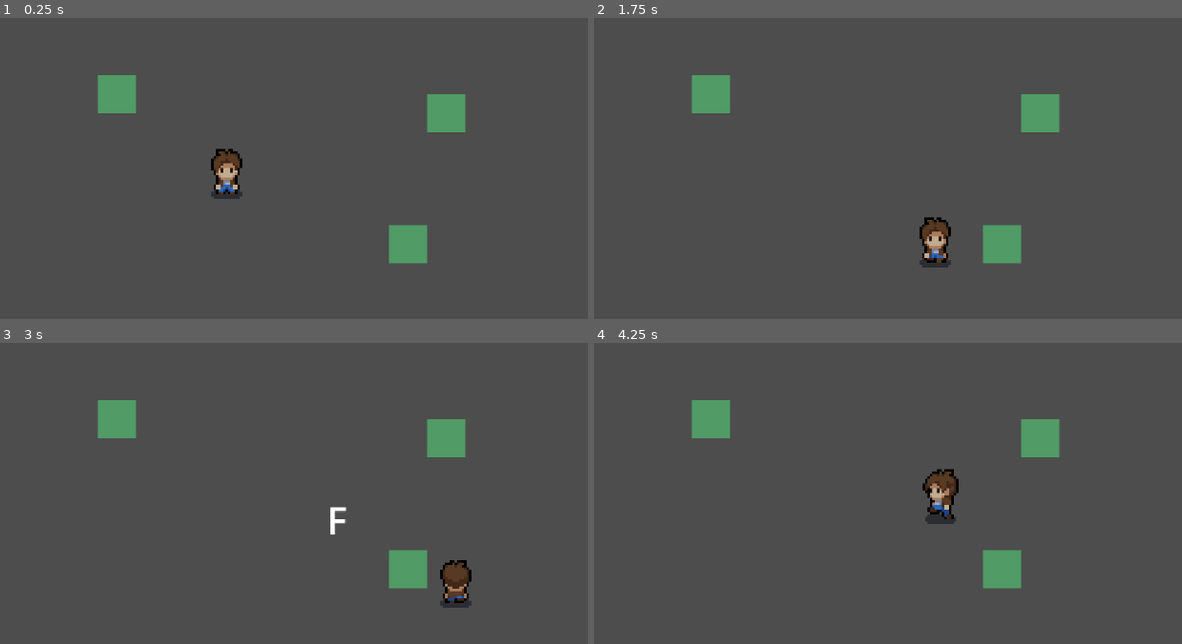
Above: before the commit, frames 1-4 (two rows, left to right).
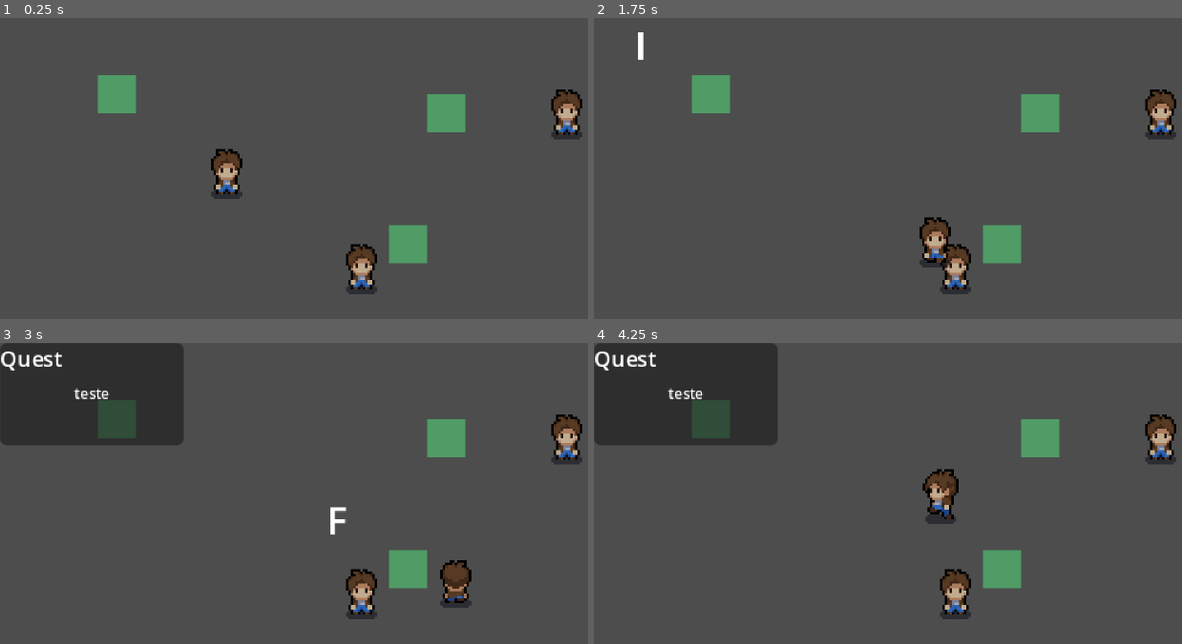
Above: after the commit, the same moments.

Repository: johanpq/game_godot
Game: Godot game, scene res://Scenario1/level_1.tscn
The game is run twice, just before and just after one commit, with the same random seed, the same clock (stepped at 60 frames per second) and the same inputs. The project has no main scene, so this scene is started directly.
Inputs:
- Up to frame 1 (0.25 s): no input
- Up to frame 2 (1.75 s): hold D (move_right) 0.53-1.28 s; tap I (mural_quests, bound only after the commit) at 0.6, 1.55 s; hold S (move_down) from 1.28 s (still down); tap F (get_item) at 1.35 s
- Up to frame 3 (3 s): release S (move_down) at 2.03 s; hold D (move_right) 2.03-2.78 s; tap I (mural_quests, bound only after the commit) at 2.1, 2.85 s; hold W (move_up) from 2.78 s (still down)
- Up to frame 4 (4.25 s): release W (move_up) at 3.53 s; hold A (move_left) from 3.53 s (still down); tap F (get_item) at 3.6 s; tap I (mural_quests, bound only after the commit) at 3.8 s

The runs differ from the first frame. In frame 1, 1.5% of the frame differs, in the area x 58-100%, y 23-92%; in frame 2, 1.5%; in frame 3, 12%, in the area x 0-100%, y 0-92%; in frame 4, 12%.

Commit message:
feat: added quest by NPC

Diff:
--- a/Scenario1/level_1.tscn
+++ b/Scenario1/level_1.tscn
@@ -1,9 +1,12 @@
-[gd_scene load_steps=3 format=3 uid="uid://cl0ppxua6y4b1"]
+[gd_scene load_steps=4 format=3 uid="uid://cl0ppxua6y4b1"]
 
 [ext_resource type="PackedScene" uid="uid://da6ycmw1bshin" path="res://character.tscn" id="1_fy4ne"]
 [ext_resource type="PackedScene" uid="uid://cicvfpmq5ime2" path="res://items/item.tscn" id="2_xsss1"]
+[ext_resource type="PackedScene" uid="uid://k00yvrjm63ux" path="res://quest/quests.tscn" id="3_xsss1"]
 
 [node name="Level1" type="Node2D"]
+
+[node name="Quests" parent="." instance=ExtResource("3_xsss1")]
 
 [node name="Character" parent="." instance=ExtResource("1_fy4ne")]
 position = Vector2(94, 74)
--- a/project.godot
+++ b/project.godot
@@ -52,6 +52,11 @@
 "events": [Object(InputEventKey,"resource_local_to_scene":false,"resource_name":"","device":-1,"window_id":0,"alt_press …(192 unchanged characters)…
 ]
 }
+mural_quests={
+"deadzone": 0.2,
+"events": [Object(InputEventKey,"resource_local_to_scene":false,"resource_name":"","device":-1,"window_id":0,"alt_pressed":false,"shift_pressed":false,"ctrl_pressed":false,"meta_pressed":false,"pressed":false,"keycode":0,"physical_keycode":73,"key_label":0,"unicode":105,"location":0,"echo":false,"script":null)
+]
+}
 
 [layer_names]
 
--- /dev/null
+++ b/quest/quests.tscn
@@ -0,0 +1,88 @@
+[gd_scene load_steps=4 format=3 uid="uid://k00yvrjm63ux"]
+
+[ext_resource type="Script" uid="uid://d28bxv4mt727f" path="res://quest/script/quest.gd" id="1_66myh"]
+[ext_resource type="Texture2D" uid="uid://drrcxl6nb0b1n" path="res://character/assets/player.png" id="1_uh8jx"]
+
+[sub_resource type="RectangleShape2D" id="RectangleShape2D_66myh"]
+
+[node name="Quests" type="Node2D"]
+script = ExtResource("1_66myh")
+
+[node name="NPC1" type="Node2D" parent="."]
+
+[node name="Area2D" type="Area2D" parent="NPC1"]
+
+[node name="GetItemsNpc" type="Sprite2D" parent="NPC1/Area2D"]
+position = Vector2(237, 32)
+texture = ExtResource("1_uh8jx")
+hframes = 6
+vframes = 10
+
+[node name="CollisionShape2D" type="CollisionShape2D" parent="NPC1/Area2D"]
+position = Vector2(237, 39)
+shape = SubResource("RectangleShape2D_66myh")
+
+[node name="CanvasLayer" type="CanvasLayer" parent="NPC1"]
+
+[node name="PanelContainer" type="PanelContainer" parent="NPC1/CanvasLayer"]
+offset_right = 77.0
+offset_bottom = 43.0
+
+[node name="RichTextLabel" type="RichTextLabel" parent="NPC1/CanvasLayer/PanelContainer"]
+layout_mode = 2
+theme_override_font_sizes/normal_font_size = 9
+text = "Quest"
+
+[node name="RichTextLabel2" type="RichTextLabel" parent="NPC1/CanvasLayer/PanelContainer"]
+layout_mode = 2
+theme_override_font_sizes/normal_font_size = 6
+text = "Apanhe o lixo"
+horizontal_alignment = 1
+vertical_alignment = 1
+
+[node name="NPC2" type="Node2D" parent="."]
+position = Vector2(-86, 65)
+
+[node name="Area2D" type="Area2D" parent="NPC2"]
+
+[node name="GetItemsNpc" type="Sprite2D" parent="NPC2/Area2D"]
+position = Vector2(237, 32)
+texture = ExtResource("1_uh8jx")
+hframes = 6
+vframes = 10
+
+[node name="CollisionShape2D" type="CollisionShape2D" parent="NPC2/Area2D"]
+position = Vector2(237, 39)
+shape = SubResource("RectangleShape2D_66myh")
+
+[node name="CanvasLayer" type="CanvasLayer" parent="NPC2"]
+
+[node name="PanelContainer" type="PanelContainer" parent="NPC2/CanvasLayer"]
+visible = false
+offset_right = 77.0
+offset_bottom = 43.0
+
+[node name="RichTextLabel" type="RichTextLabel" parent="NPC2/CanvasLayer/PanelContainer"]
+layout_mode = 2
+theme_override_font_sizes/normal_font_size = 9
+text = "Quest"
+
+[node name="RichTextLabel2" type="RichTextLabel" parent="NPC2/CanvasLayer/PanelContainer"]
+layout_mode = 2
+theme_override_font_sizes/normal_font_size = 6
+text = "teste"
+horizontal_alignment = 1
+vertical_alignment = 1
+
+[node name="Label" type="Label" parent="."]
+visible = false
+offset_right = 40.0
+offset_bottom = 23.0
+text = "I"
+horizontal_alignment = 1
+vertical_alignment = 1
+
+[connection signal="body_entered" from="NPC1/Area2D" to="." method="_on_area_npc1_body_entered"]
+[connection signal="body_exited" from="NPC1/Area2D" to="." method="_on_area_npc1_body_exited"]
+[connection signal="body_entered" from="NPC2/Area2D" to="." method="_on_area_npc2_body_entered"]
+[connection signal="body_exited" from="NPC2/Area2D" to="." method="_on_area_npc2_body_exited"]
--- /dev/null
+++ b/quest/script/quest.gd
@@ -0,0 +1,46 @@
+extends Node2D
+
+@onready var label_npc1 = $Label
+@onready var mural1 = $NPC1/CanvasLayer/PanelContainer
+@onready var mural2 = $NPC2/CanvasLayer/PanelContainer
+
+var player_inside = false
+var mural_open = false
+var current_mural: Node = null  # mural do NPC atual
+
+func _ready():
+	label_npc1.visible = false
+	mural1.visible = false
+	mural2.visible = false
+# deve ser o mesmo nome da funcao ao aplicar o sinal(function)
+func _on_area_npc1_body_entered(_body: Node) -> void:
+	player_inside = true
+	label_npc1.visible = true
+	current_mural = mural1
+
+func _on_area_npc1_body_exited(_body: Node) -> void:
+	player_inside = false
+	label_npc1.visible = false
+	current_mural = null
+
+func _on_area_npc2_body_entered(_body: Node) -> void:
+	player_inside = true
+	label_npc1.visible = true
+	current_mural = mural2
+
+func _on_area_npc2_body_exited(_body: Node) -> void:
+	player_inside = false
+	label_npc1.visible = false
+	current_mural = null
+
+func _physics_process(_delta: float) -> void:
+	if player_inside and Input.is_action_just_pressed("mural_quests") and current_mural:
+		mural_open = not mural_open
+
+		# Fecha todos os murais primeiro
+		mural1.visible = false
+		mural2.visible = false
+
+		# Abre só o mural atual
+		if mural_open:
+			current_mural.visible = true
Not shown, added: quest/script/quest.gd.uid
